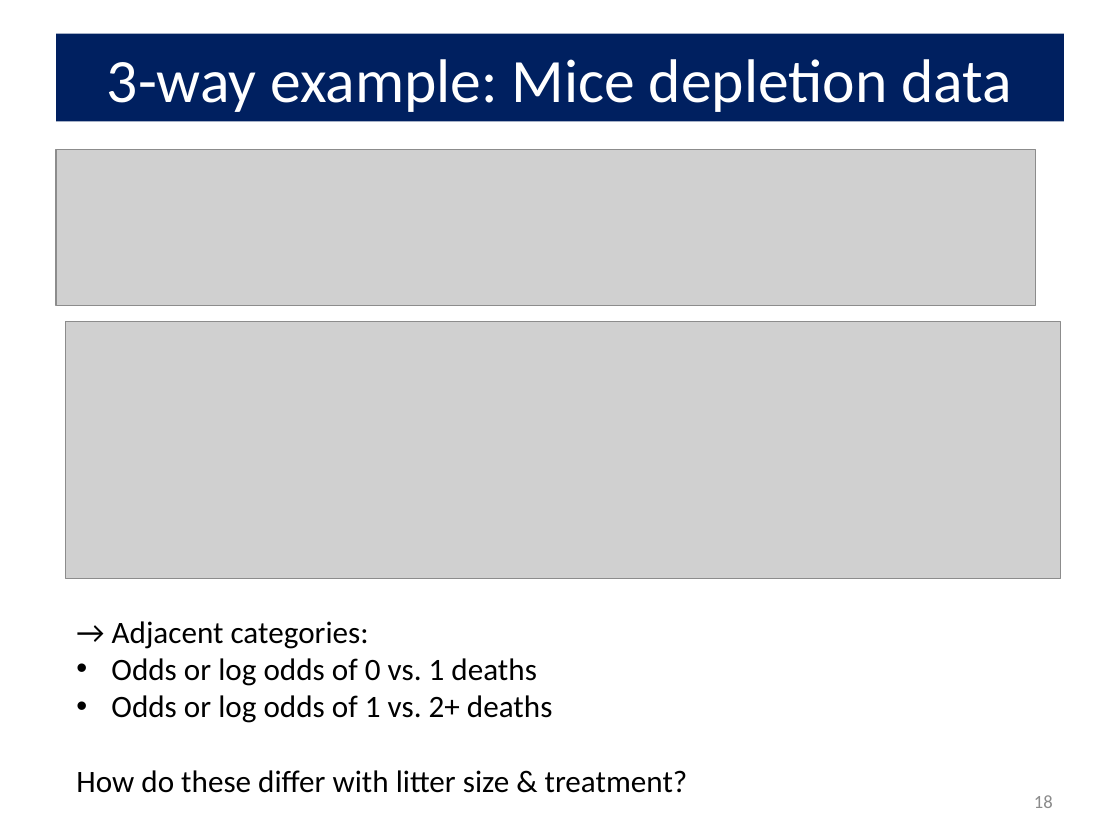
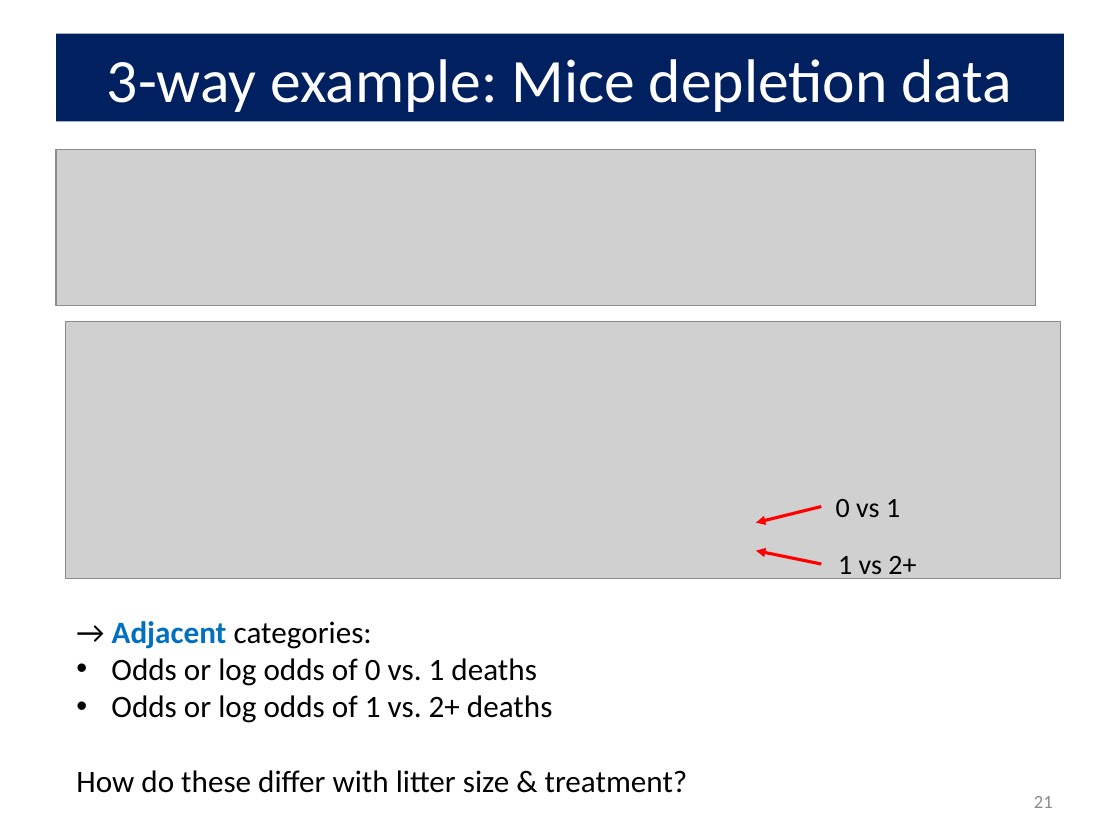
Before and after one commit to friendly/psy6136, a slide deck: slide 21 of lectures/10-Log-Odds.pptx (slide 18 before the commit). Drawn at 1120x840 pixels with LibreOffice and Linux fonts; fonts in the diff are those of the drawing; grey boxes stand for pictures. Boxes give left, top, right and bottom in pixels: in the first picture for what was removed or moved away, otherwise in the second. Text is boxed around its words. In the diff, an @@ line names an element or a change of style, - is before the commit and + after.

```diff
--- a/lectures/10-Log-Odds.pptx
+++ b/lectures/10-Log-Odds.pptx
@@ arrow added from (821, 506) to (756, 523), #FF0000 2 pt @@
@@ text added at bbox=[836, 499, 900, 517], 18 pt, text #000000 @@
+0 vs 1
@@ arrow added from (821, 564) to (756, 551), #FF0000 2 pt @@
@@ text added at bbox=[838, 556, 916, 581], 18 pt, text #000000 @@
+1 vs 2+
@@ text at bbox=[112, 621, 372, 649]: text colour #000000 to #0070C0, bold on in "Adjacent" @@
@@ page number at bbox=[1034, 796, 1053, 808]: text changed @@
-18
+21
```
Also in this commit, not shown: 17 other slides changed, 7 slides added, 7 other files.
